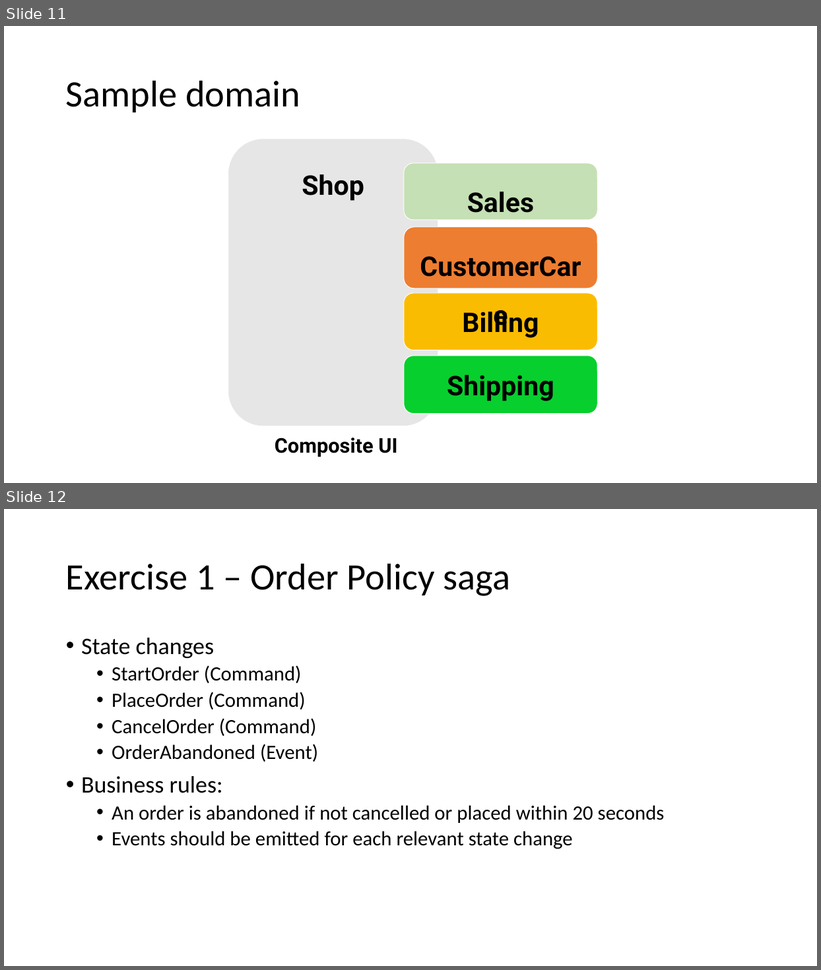
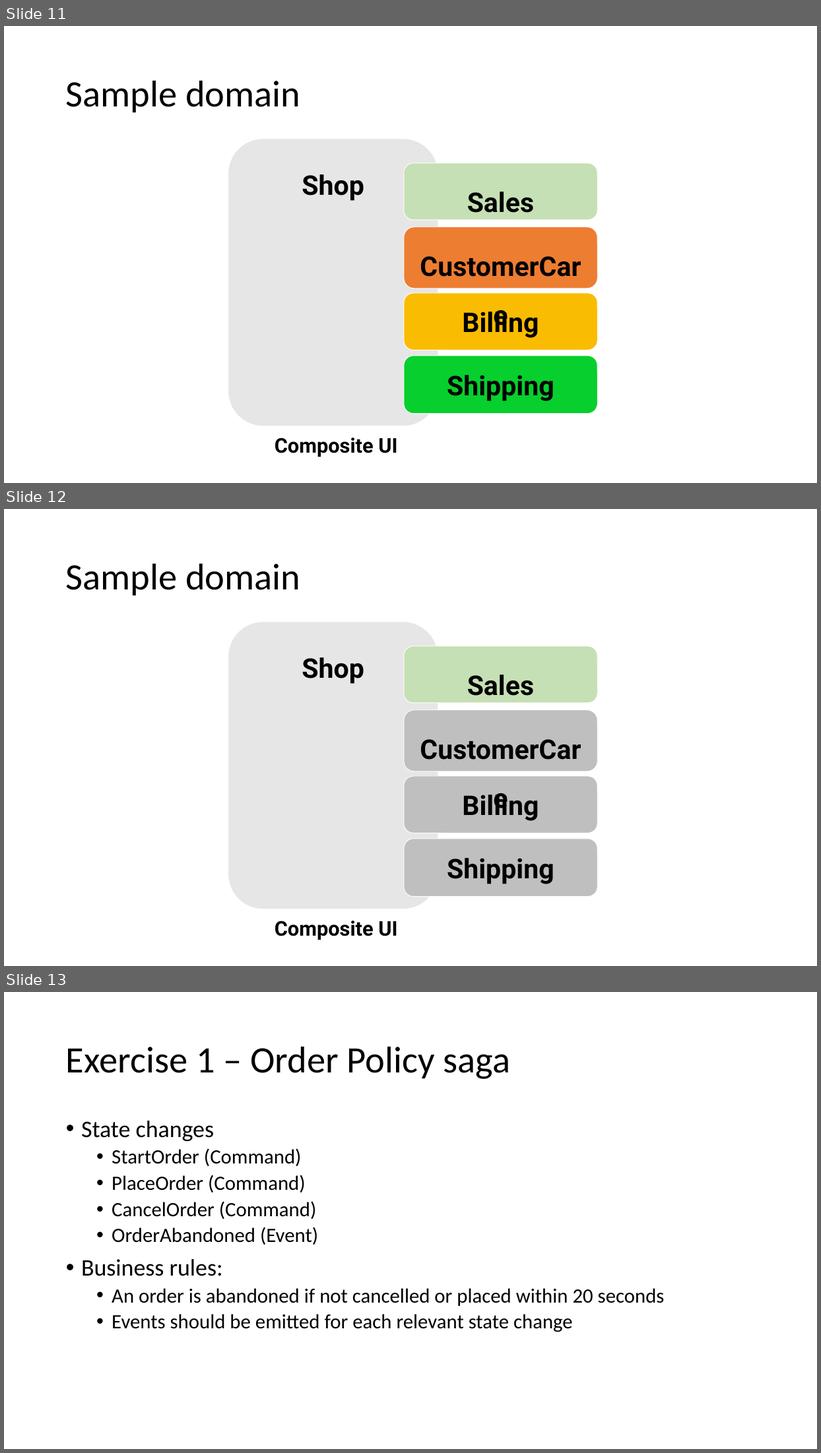
Before and after one commit to Particular/SagaMasterClass, a slide deck: SagaMasterClass.pptx. Shown one above the other, each under a label of ours: slides 11 and 12 before the commit, slides 11, 12 and 13 after it. The pictures are 821x970 and 821x1453 pixels, drawn with LibreOffice and Linux fonts; fonts in the diff are those of the drawing. Boxes give left, top, right and bottom in pixels: in the first picture for what was removed or moved away, otherwise in the second. Text is boxed around its words. In the diff, an @@ line names an element or a change of style, - is before the commit and + after.

```diff
--- a/SagaMasterClass.pptx
+++ b/SagaMasterClass.pptx
@@ slide 12 added at (4,509,817,966), background #FFFFFF @@
@@ title added at (66,563,300,595), 44 pt, text #000000 @@
+Sample domain
@@ rounded rectangle added at (228,622,438,910), fill #E7E6E6, outline #FFFFFF 0.75 pt, 32 pt, text #000000, bold @@
+Shop
@@ rounded rectangle added at (404,646,598,703), fill #C5E0B4, outline #FFFFFF 0.75 pt, 32 pt, text #000000, bold @@
+Sales
@@ rounded rectangle added at (404,710,598,772), fill #BFBFBF, outline #FFFFFF 0.75 pt, 32 pt, text #000000, bold @@
+CustomerCare
@@ rounded rectangle added at (404,776,598,833), fill #BFBFBF, outline #FFFFFF 0.75 pt, 32 pt, text #000000, bold @@
+Billing
@@ rounded rectangle added at (404,839,598,897), fill #BFBFBF, outline #FFFFFF 0.75 pt, 32 pt, text #000000, bold @@
+Shipping
@@ text added at (275,921,397,941), 24 pt, text #000000, bold @@
+Composite UI
@@ what was slide 12 is now slide 13 @@
```
Also in this commit, not shown: 3 slides changed, 1 other slide added.
